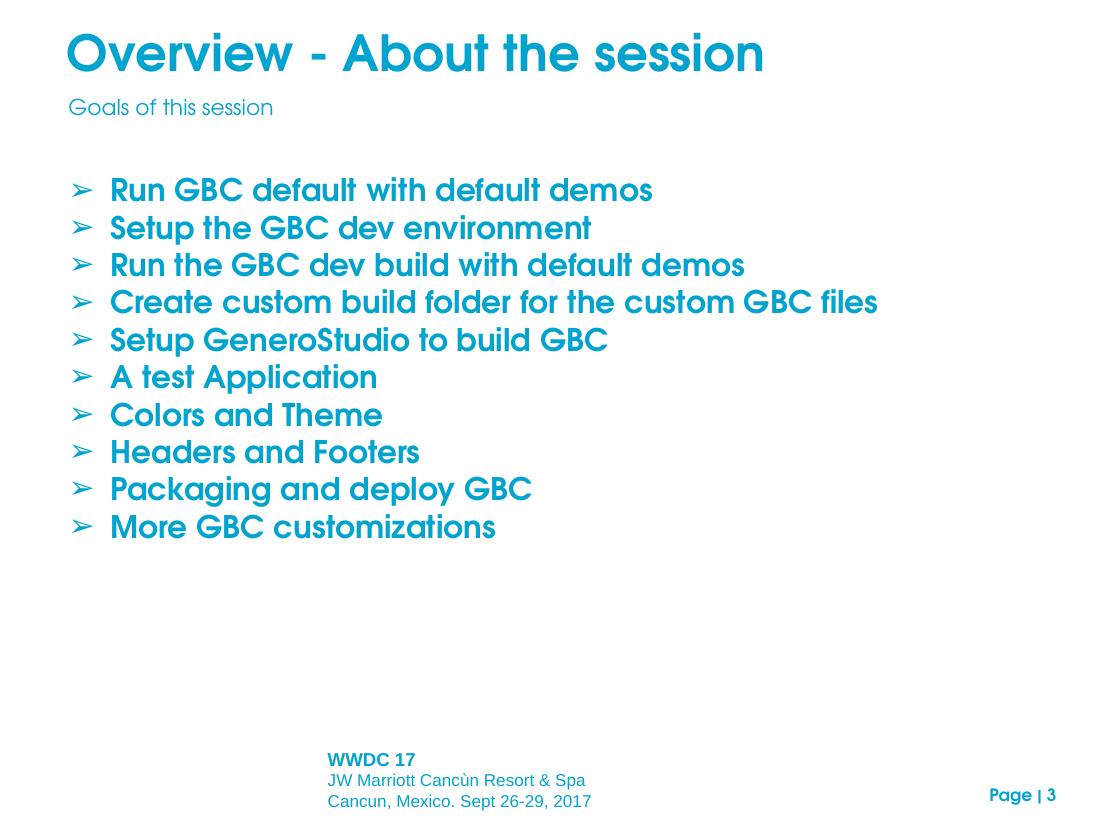
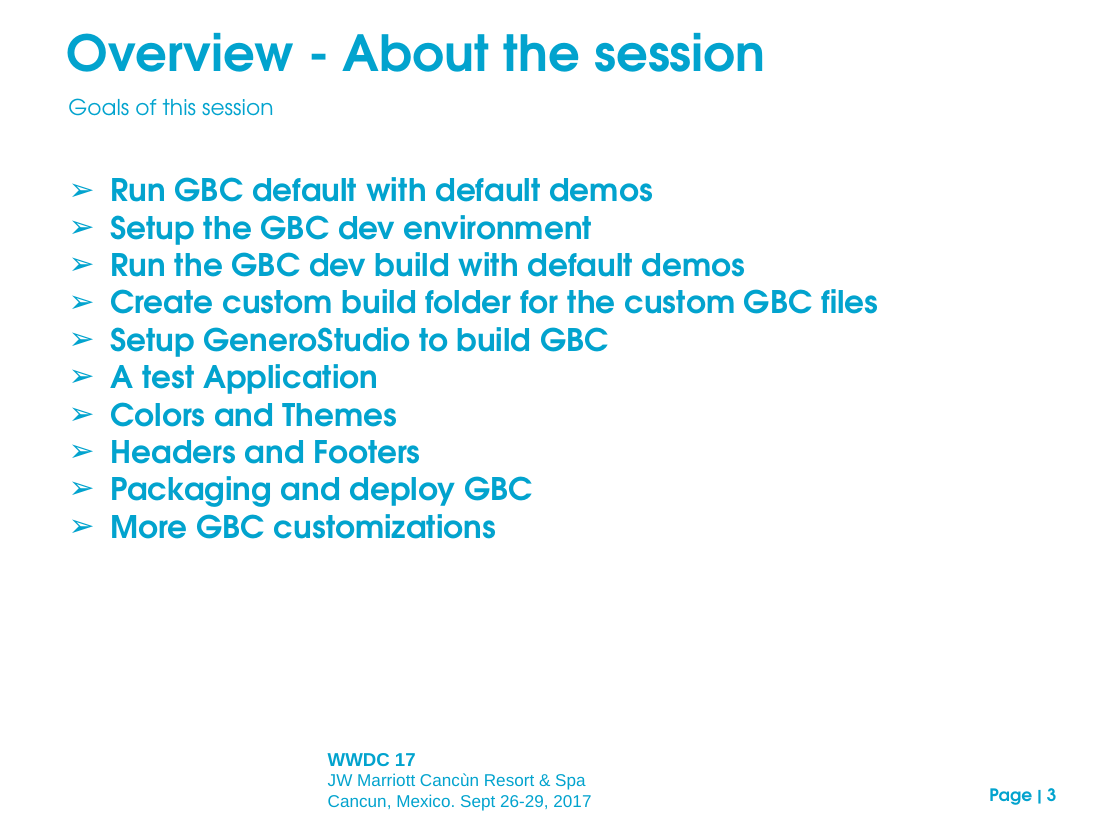
Before and after one commit to neilm-fourjs/njms_demos310, a slide deck: slide 3 of gbc/presentation/GBC_customization_draft.ppt. Drawn at 1120x840 pixels with LibreOffice and Linux fonts; fonts in the diff are those of the drawing; background and template pictures are left out. Boxes give left, top, right and bottom in pixels: in the first picture for what was removed or moved away, otherwise in the second. Text is boxed around its words. In the diff, an @@ line names an element or a change of style, - is before the commit and + after.

```diff
--- a/gbc/presentation/GBC_customization_draft.ppt
+++ b/gbc/presentation/GBC_customization_draft.ppt
@@ text at [110, 392, 398, 427]: text changed @@
-➢ Colors and Theme
+➢ Colors and Themes
```
Also in this commit, not shown: 17 other slides changed, 7 slides added, 1 slide removed, 1 other file.
